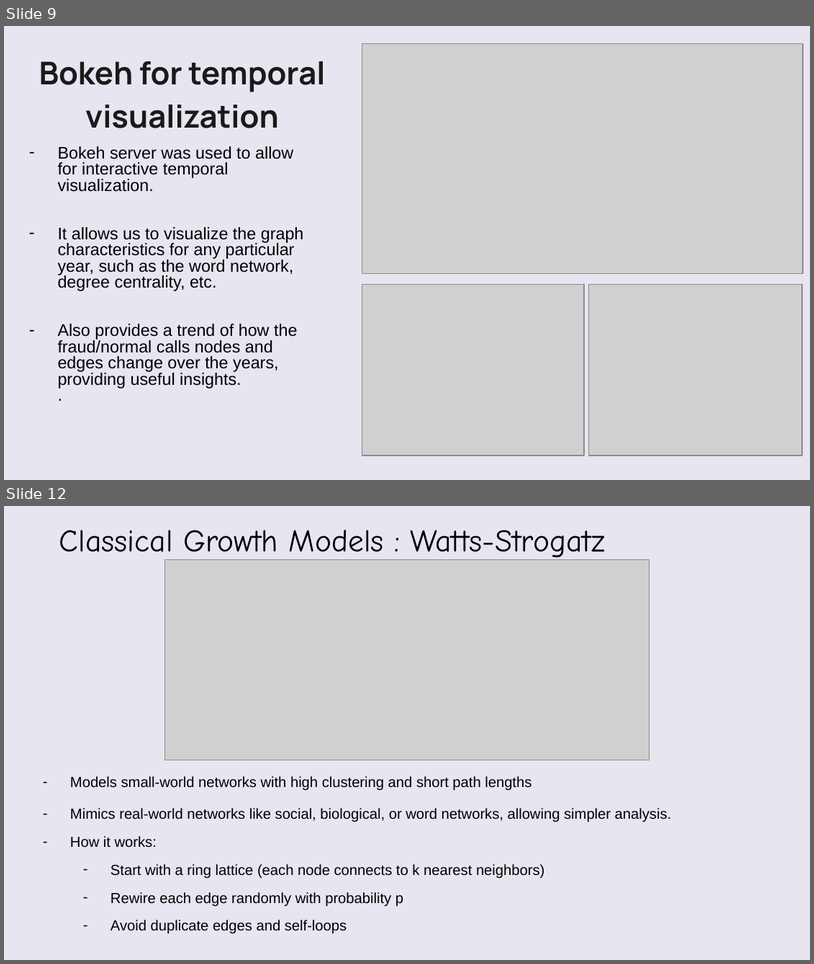
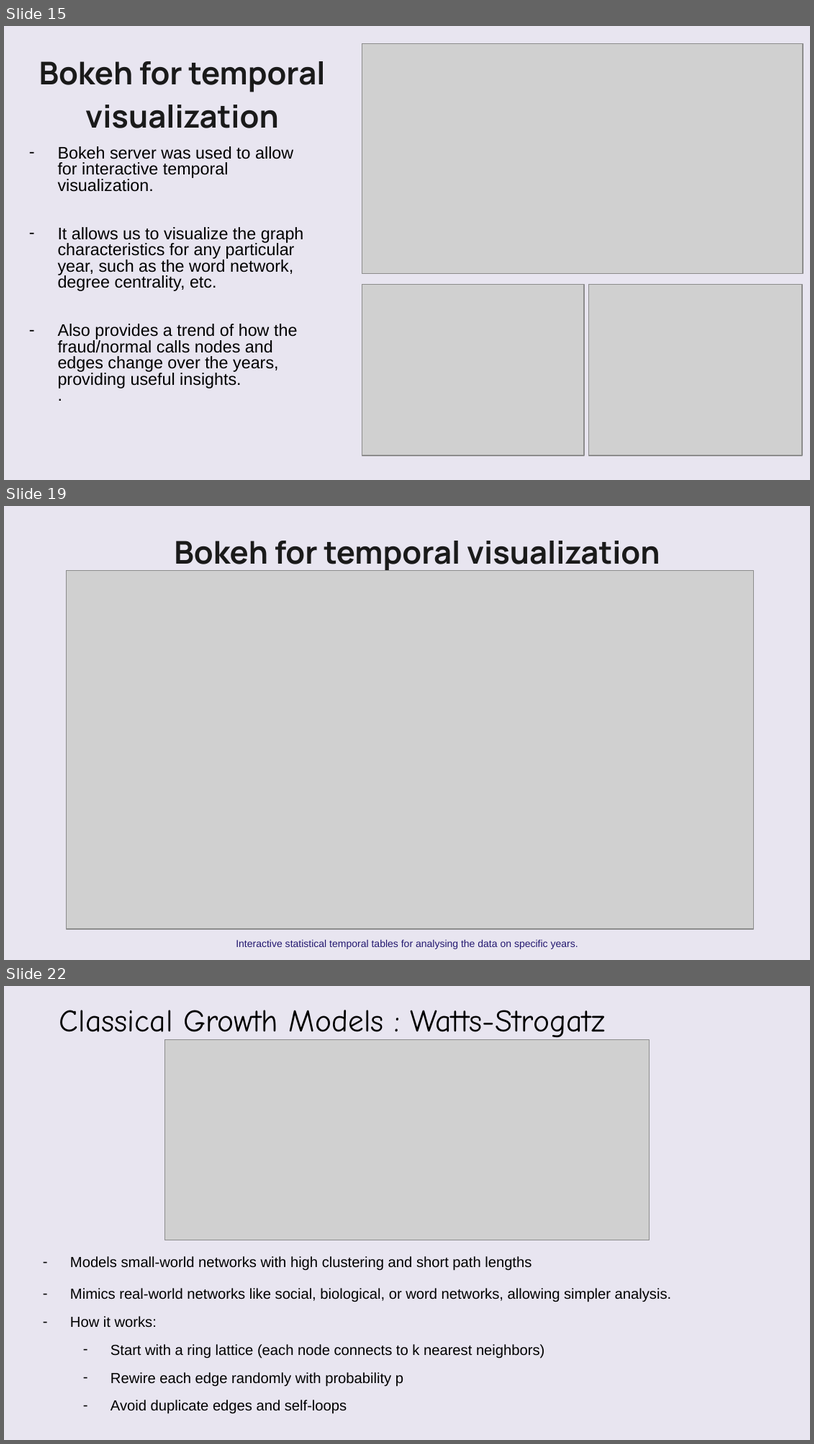
Before and after one commit to VatsalBhuva11/hoax-call-temporal-analysis, a slide deck: Group_16_SNA.pptx. Shown one above the other, each under a label of ours: slides 9 and 12 before the commit, slides 15, 19 and 22 after it; the slides between them are not shown. The pictures are 814x964 and 814x1444 pixels, drawn with LibreOffice and Linux fonts; fonts in the diff are those of the drawing; grey boxes stand for pictures; background and template pictures are left out. Boxes give left, top, right and bottom in pixels: in the first picture for what was removed or moved away, otherwise in the second. Text is boxed around its words. In the diff, an @@ line names an element or a change of style, - is before the commit and + after.

```diff
--- a/Group_16_SNA.pptx
+++ b/Group_16_SNA.pptx
@@ slide 19 added at (x1=4, y1=506, x2=810, y2=960), background picture (left out) @@
@@ freeform shape added at (x1=4, y1=506, x2=810, y2=960), fill #FAFAFA at 75% opacity @@
@@ text added at (x1=174, y1=541, x2=661, y2=571), 28 pt, text #1A1A1A, bold @@
+Bokeh for temporal visualization
@@ picture added at (x1=66, y1=571, x2=754, y2=929) @@
@@ text added at (x1=236, y1=939, x2=579, y2=949), 9 pt, text #231870 @@
+Interactive statistical temporal tables for analysing the data on specific years.
@@ what was slide 9 is now slide 15 @@
@@ what was slide 12 is now slide 22 @@
```
Also in this commit, not shown: 4 slides changed, 10 other slides added, 1 slide removed, 3 other files.
